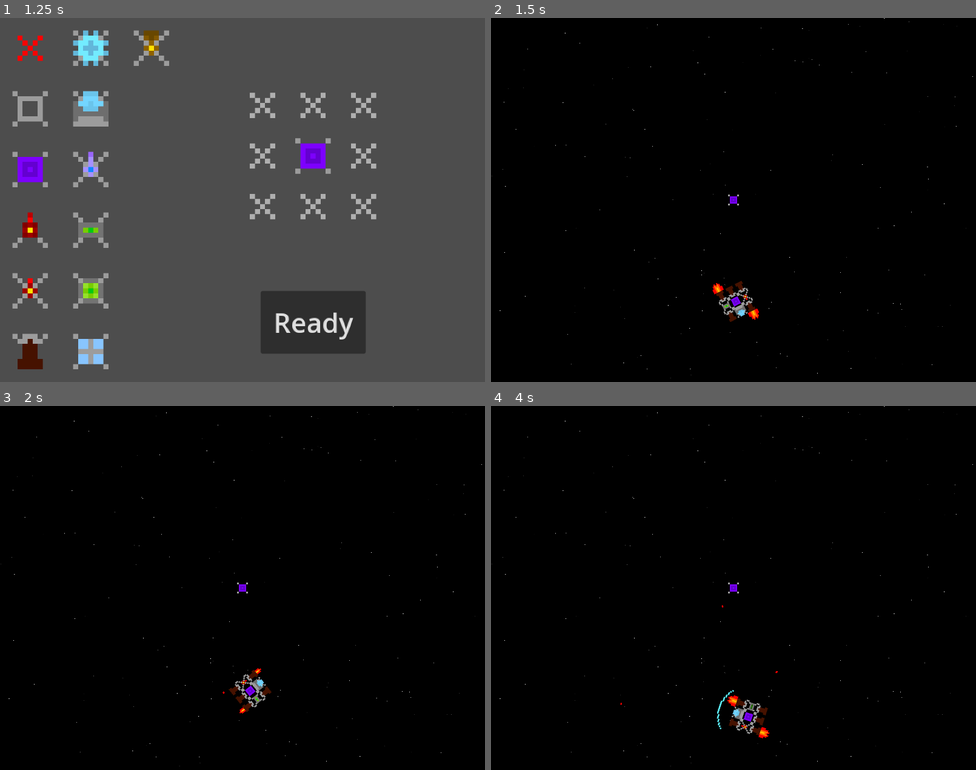
Above: before the commit, frames 1-4 (two rows, left to right).
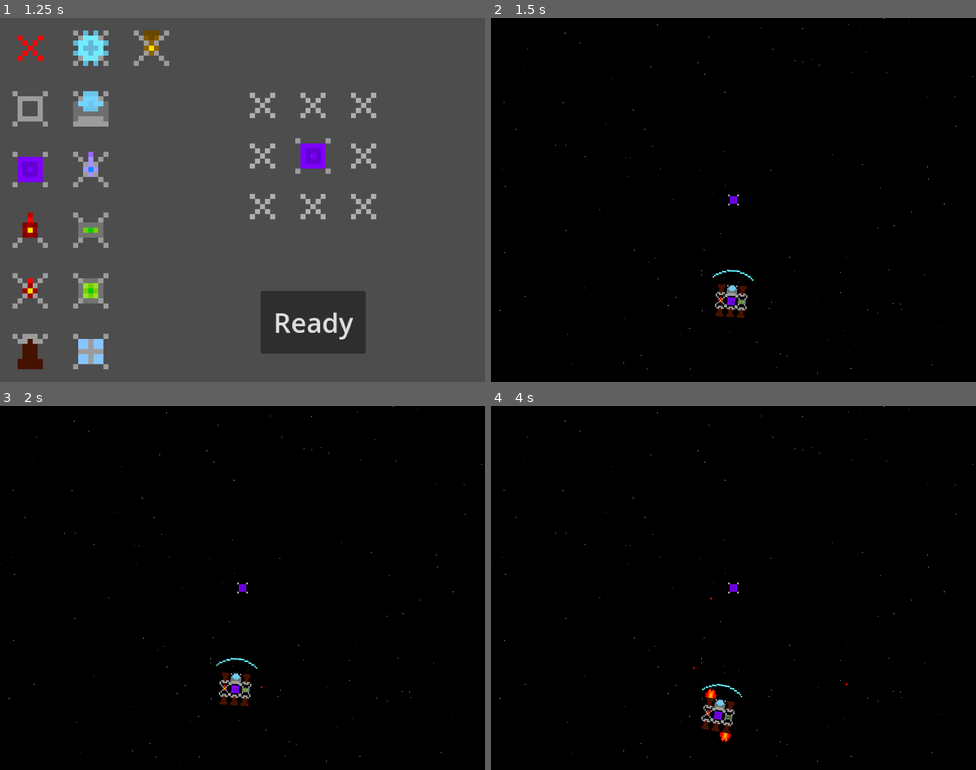
Above: after the commit, the same moments.

Repository: tom-fibo/Protogalaxy-Recreation
Game: Godot game, scene res://ship_editor.tscn
Same seed, same stepped clock (60 frames per second), same inputs: the game is played once before the commit and once after it.
Inputs (mouse positions are in pixels of both pictures, inside the frame that each line leads up to):
- Up to frame 1 (1.25 s): tap Enter at 0.5 s; move the mouse to (261, 105) at 0.52 s; hold D (thrust_right) from 0.53 s (still down); hold Q (zoom_in) from 0.53 s (still down); click (261, 105) at 0.67 s; tap E (zoom_out) at 0.8 s
- Up to frame 2 (1.5 s): release D (thrust_right) at 1.25 s; release Q (zoom_in) at 1.25 s; click "Ready" at 1.25 s
- Up to frame 3 (2 s): no input
- Up to frame 4 (4 s): move the mouse to (733, 588) at 2.02 s; hold S (thrust_backward) 2.03-2.78 s; tap E (zoom_out) at 2.1, 3.05 s; click (733, 588) at 2.17 s; tap Q (zoom_in) at 2.3, 3.8 s; move the mouse to (733, 697) at 2.77 s; hold D (thrust_right) 2.78-3.53 s; hold J (activate_shields) 2.78-3.53 s; click (733, 697) at 2.92 s; move the mouse to (752, 693) at 3.52 s; hold S (thrust_backward) from 3.53 s (still down); click (752, 693) at 3.6 s

Frame 1 is identical in both runs. In frame 2, 0.6% of the frame differs, in the area x 45-56%, y 69-84%; in frame 3, 0.7%; in frame 4, 1.0%, in the area x 26-74%, y 52-93%.

Commit message:
AI Rotation Patch and Zoom bounds

Diff:
--- a/ship.gd
+++ b/ship.gd
@@ -422,7 +422,7 @@
 			engine_directions["downright"].append(engines[i])
 			remaining_down_engines -= 1
 
-func get_target_directions(delta := 0) -> Dictionary:
+func get_target_directions(delta := 0.0) -> Dictionary:
 	if len(locate_part_in_ship(["core", "missile"])) == 0:
 		if target_directions:
 			return target_directions
@@ -458,9 +458,11 @@
 		dist = position.distance_to(target.position)
 		angle_to_target = fmod((position.angle_to_point(target.position)) - rotation + PI + PI/2, TAU) - PI
 		rot_error_integral += angle_to_target * delta
+		if sign(rot_error_integral*angle_to_target) < 0:
+			rot_error_integral *= pow(0.1, delta)
 		abs_angle_to_target = abs(angle_to_target)
 		predicted_angle = angle_to_target + (rot_velocity / -log(ROT_INERTIA))
-		rot_total = predicted_angle + rot_error_integral/20 + rot_velocity / 5
+		rot_total = predicted_angle + rot_error_integral/20 + rot_velocity/120
 	match state:
 		Ship_State.PLAYER:
 			return {
--- a/space.gd
+++ b/space.gd
@@ -8,7 +8,11 @@
 func _process(delta: float) -> void:
 	if Input.is_action_pressed("zoom_in"):
 		Global.camera_zoom *= pow(2, delta)
+		if Global.camera_zoom > 2:
+			Global.camera_zoom = 2
 	if Input.is_action_pressed("zoom_out"):
 		Global.camera_zoom *= pow(.5, delta)
+		if Global.camera_zoom < .12:
+			Global.camera_zoom = .12
 	if Input.is_action_just_pressed("restart"):
 		get_tree().change_scene_to_file("res://ship_editor.tscn")
--- a/space.tscn
+++ b/space.tscn
@@ -28,7 +28,7 @@
 [node name="Enemy_Ship" parent="." node_paths=PackedStringArray("target") instance=ExtResource("1_xy7el")]
 z_index = 1
 position = Vector2(0.5, 1000.5)
-rotation = 3.14159
+rotation = 0.0872665
 state = 3
 set_ship = 2
 target = NodePath("../Player_Ship")
